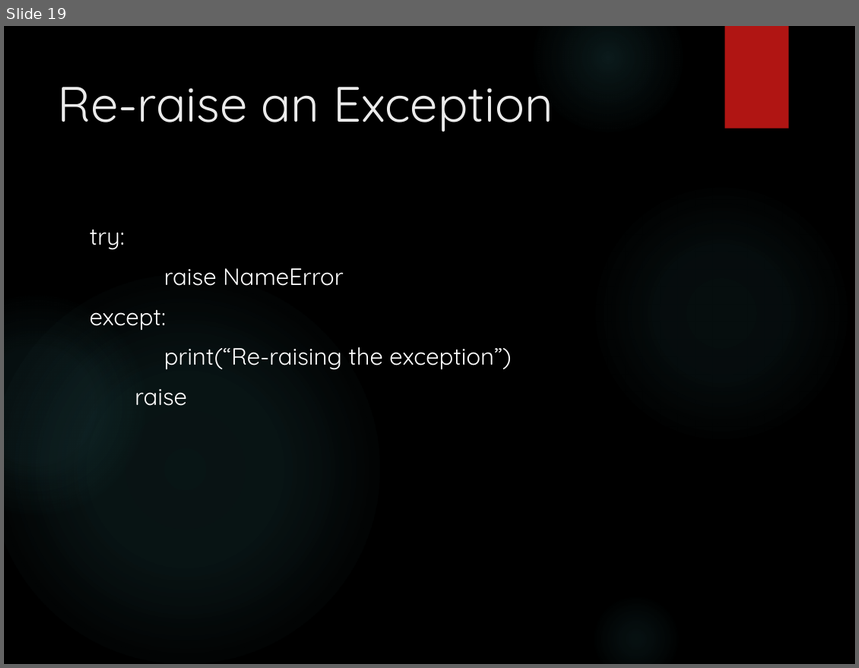
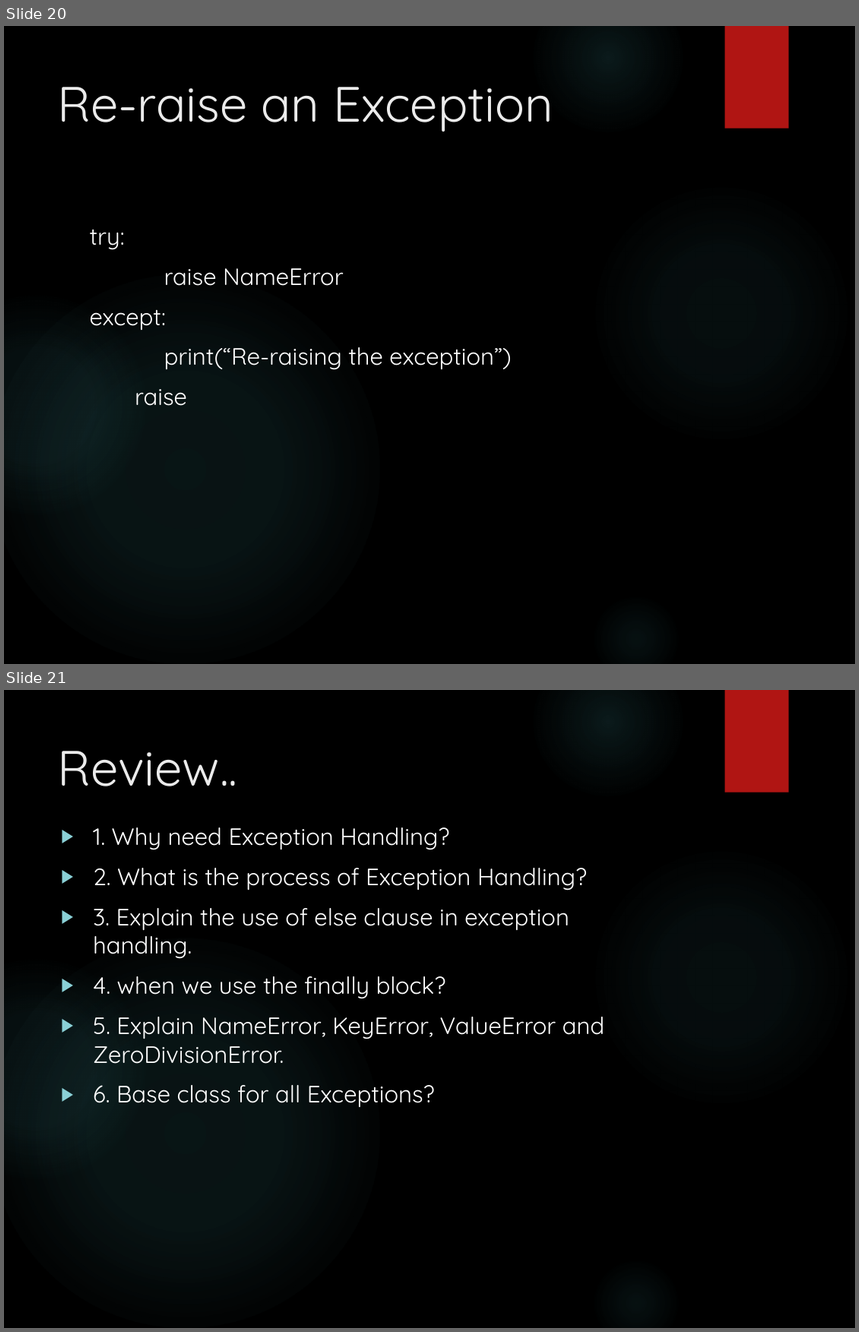
Before and after one commit to GLA-Python/python3.10.0, a slide deck: Topicwise PDF/Exception Handling.pptx. Shown one above the other, each under a label of ours: slide 19 before the commit, slides 20 and 21 after it. The pictures are 859x668 and 859x1332 pixels, drawn with LibreOffice and Linux fonts; fonts in the diff are those of the drawing; background and template pictures are left out. Boxes give left, top, right and bottom in pixels: in the first picture for what was removed or moved away, otherwise in the second. Text is boxed around its words. In the diff, an @@ line names an element or a change of style, - is before the commit and + after.

```diff
--- a/Topicwise PDF/Exception Handling.pptx
+++ b/Topicwise PDF/Exception Handling.pptx
@@ slide 21 added at [4, 690, 855, 1328], background picture (left out); not listed: 6 template elements that a slide beside it also shows @@
@@ title added at [58, 751, 238, 787], 42 pt, text #EBEBEB @@
+Review..
@@ text added at [93, 828, 605, 1107], 20 pt, text #FFFFFF @@
+▶ 1. Why need Exception Handling?
+▶ 2. What is the process of Exception Handling?
+▶ 3. Explain the use of else clause in exception handling.
+▶ 4. when we use the finally block?
+▶ 5. Explain NameError, KeyError, ValueError and ZeroDivisionError.
+▶ 6. Base class for all Exceptions?
@@ what was slide 19 is now slide 20 @@
```
Also in this commit, not shown: 10 slides changed, 7 other slides added, 8 slides removed.
